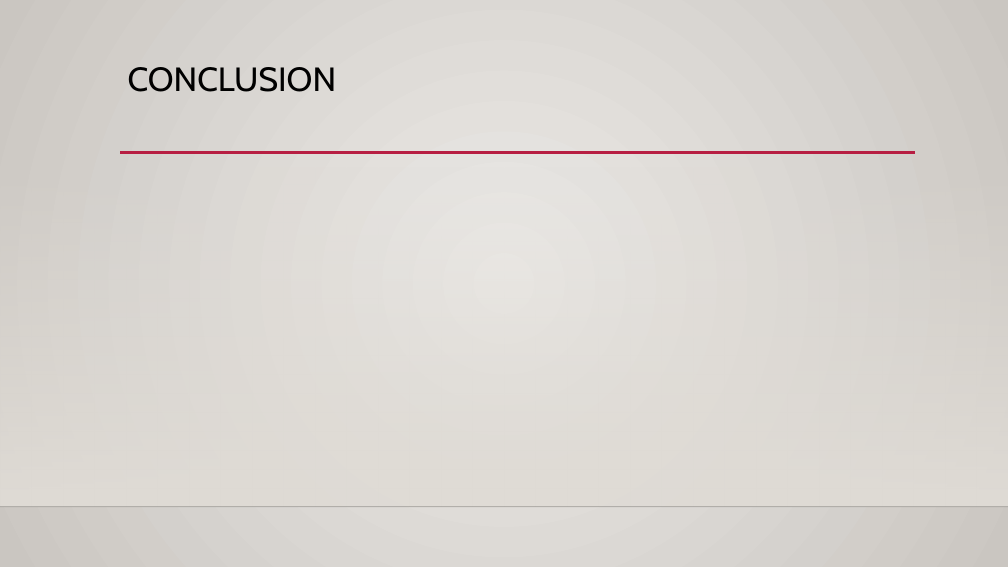
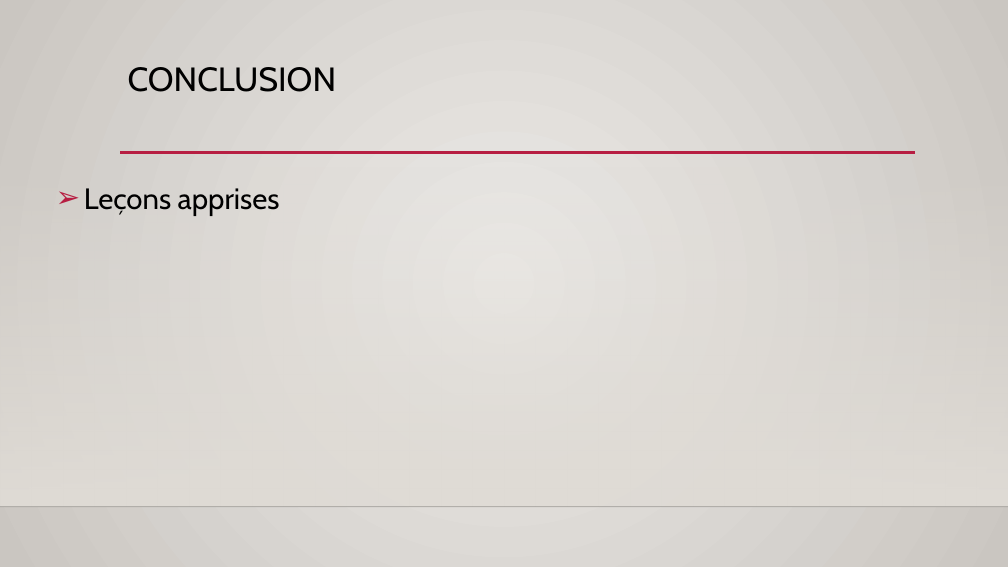
Before and after one commit to SEG2105-uottawa/seg2505-projet-equipe-a19-18, a slide deck: slide 5 of SEG 2505 Presentation.pptx. Drawn at 1008x567 pixels with LibreOffice and Linux fonts; fonts in the diff are those of the drawing; background and template pictures are left out. Boxes give left, top, right and bottom in pixels: in the first picture for what was removed or moved away, otherwise in the second. Text is boxed around its words. In the diff, an @@ line names an element or a change of style, - is before the commit and + after.

```diff
--- a/SEG 2505 Presentation.pptx
+++ b/SEG 2505 Presentation.pptx
@@ text added at box(84, 188, 280, 216), 28 pt, text #000000 @@
+➢ Leçons apprises
```
Also in this commit, not shown: 2 other slides changed, 1 slide added, 1 slide removed, 1 other file.
